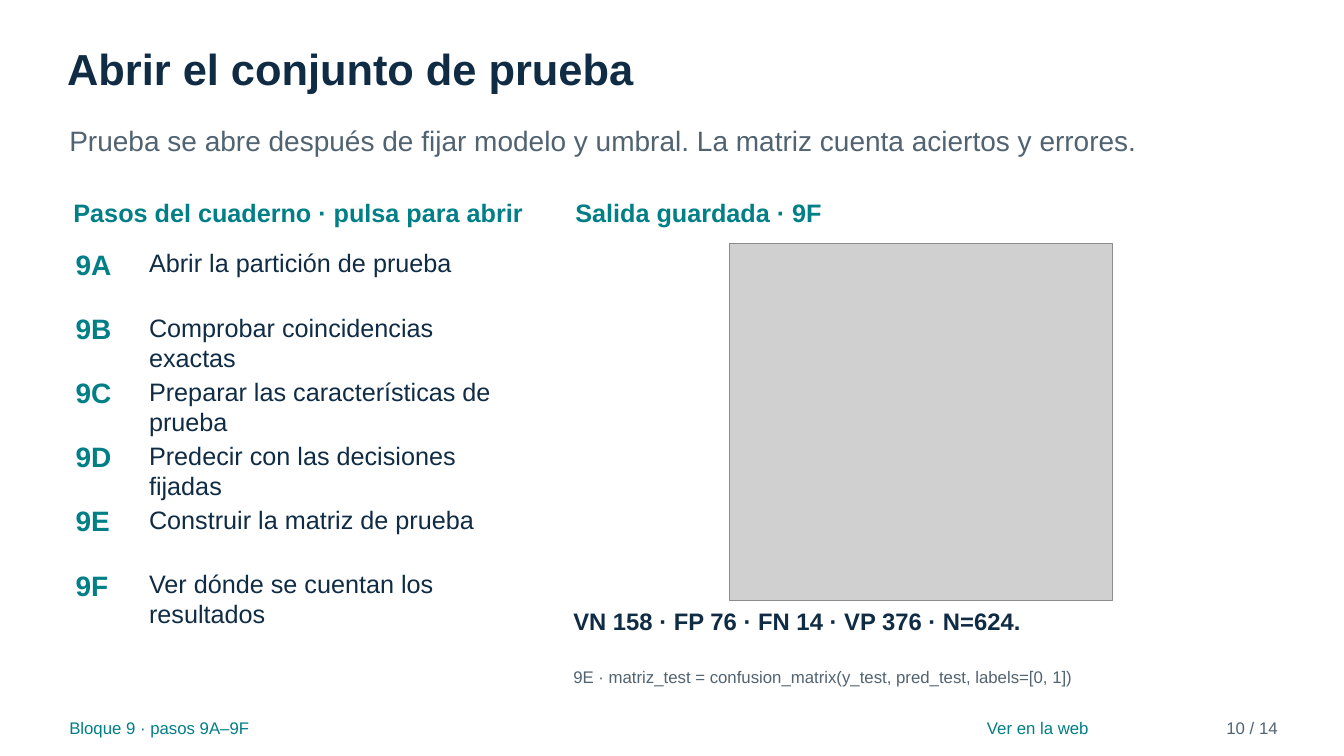
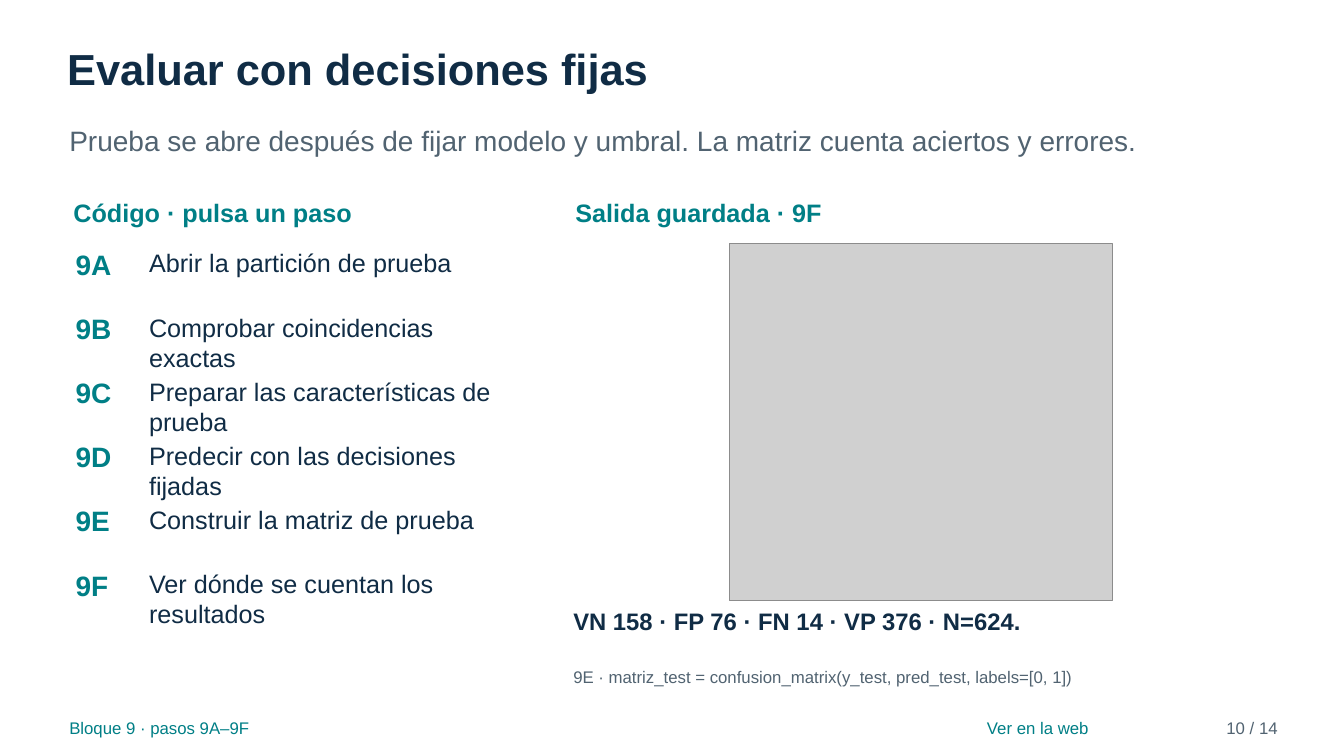
Before and after one commit to FisikMedik/taller-imagenes-medicas-python, a slide deck: slide 10 of Presentacion_modulo_ML.pptx. Drawn at 1344x756 pixels with LibreOffice and Linux fonts; fonts in the diff are those of the drawing; grey boxes stand for pictures. Boxes give left, top, right and bottom in pixels: in the first picture for what was removed or moved away, otherwise in the second. Text is boxed around its words. In the diff, an @@ line names an element or a change of style, - is before the commit and + after.

Commit message:
Explica ML paso a paso y anima el filtro 3×3
Reescribe las explicaciones junto al código, conecta píxeles, pesos y predicción, y usa botones para las demostraciones. Añade un filtro 3×3 con cálculo de cada salida. Elimina agendas y referencias internas repetidas; sincroniza cuadernos, tutorial, manuales, fuentes y presentaciones como documentación del taller realizado el 26 de noviembre a las 13:30 en Honduras.

```diff
--- a/Presentacion_modulo_ML.pptx
+++ b/Presentacion_modulo_ML.pptx
@@ text at (67,53,648,93): text changed @@
-Abrir el conjunto de prueba
+Evaluar con decisiones fijas
@@ text at (73,203,352,228): text changed @@
-Pasos del cuaderno · pulsa para abrir
+Código · pulsa un paso
```
Also in this commit, not shown: 13 other slides changed, 18 other files.
